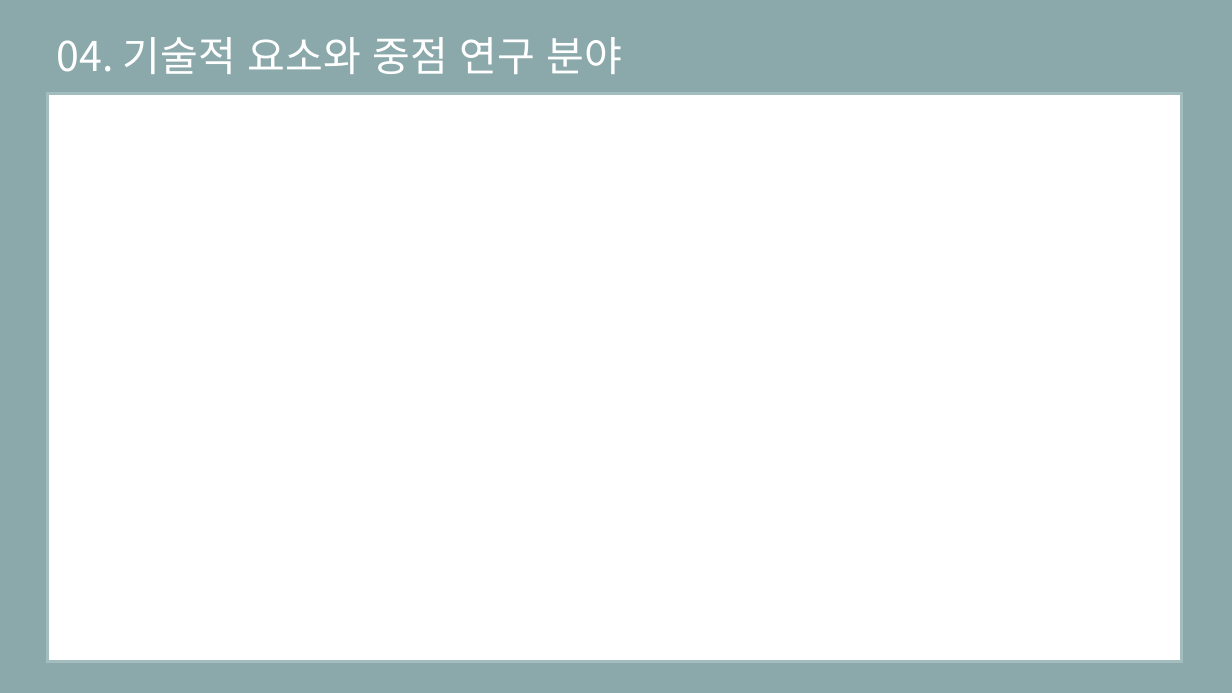
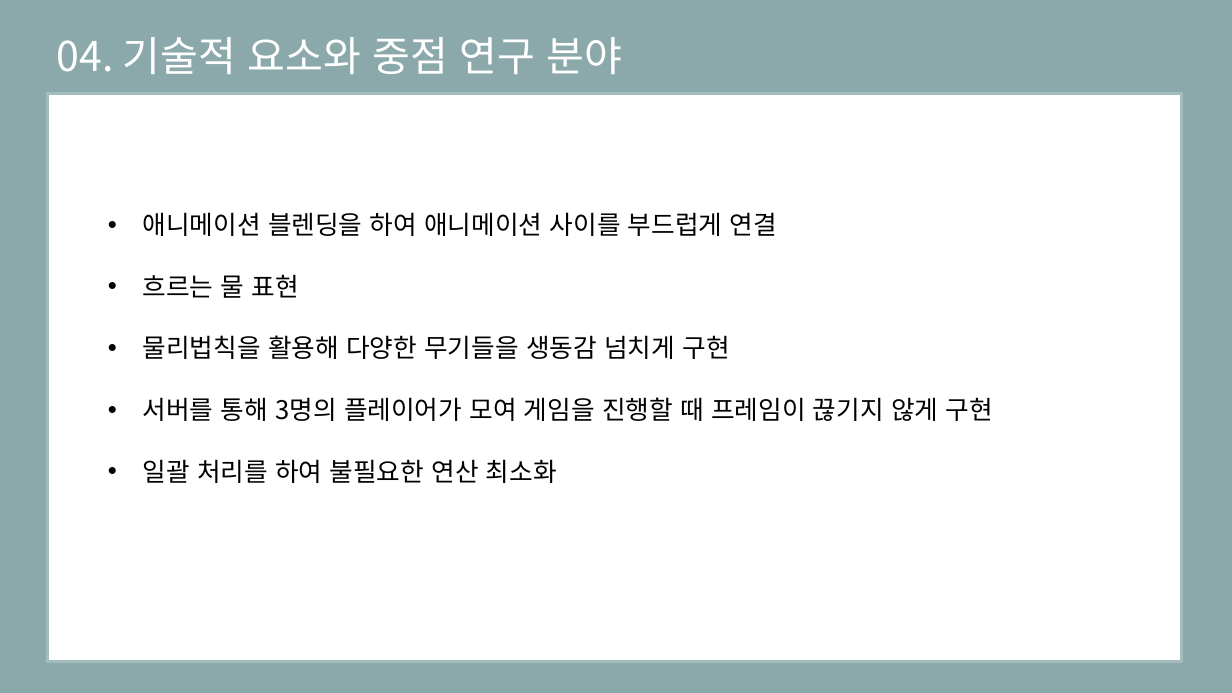
Before and after one commit to eunjiyun/Graduation_Work, a slide deck: slide 18 of Game_Design/2019184003 김 선아 장르 제안서.pptx (slide 17 before the commit). Drawn at 1232x693 pixels with LibreOffice and Linux fonts; fonts in the diff are those of the drawing. Boxes give left, top, right and bottom in pixels: in the first picture for what was removed or moved away, otherwise in the second. Text is boxed around its words. In the diff, an @@ line names an element or a change of style, - is before the commit and + after.

```diff
--- a/Game_Design/2019184003 김 선아 장르 제안서.pptx
+++ b/Game_Design/2019184003 김 선아 장르 제안서.pptx
@@ text added at [143, 212, 992, 483], 20 pt, text #000000 @@
+• 애니메이션 블렌딩을 하여 애니메이션 사이를 부드럽게 연결
+• 흐르는 물 표현
+• 물리법칙을 활용해 다양한 무기들을 생동감 넘치게 구현
+• 서버를 통해 3명의 플레이어가 모여 게임을 진행할 때 프레임이 끊기지 않게 구현
+• 일괄 처리를 하여 불필요한 연산 최소화
```
Also in this commit, not shown: 2 other slides changed, 2 slides added, 1 slide removed.
